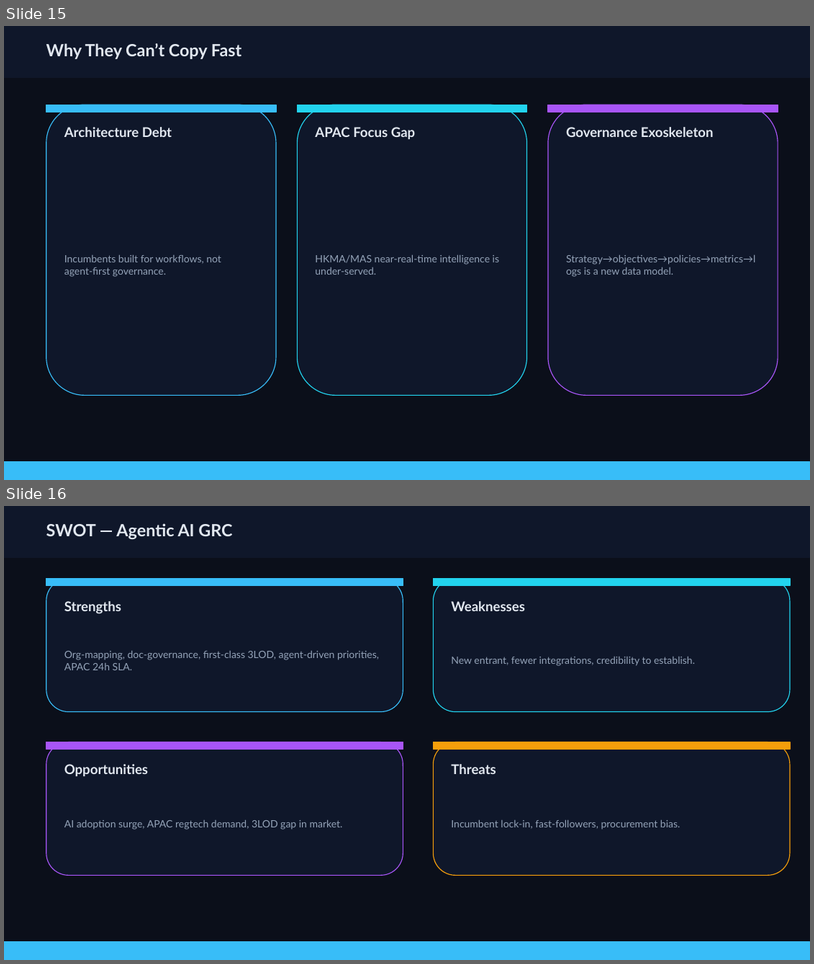
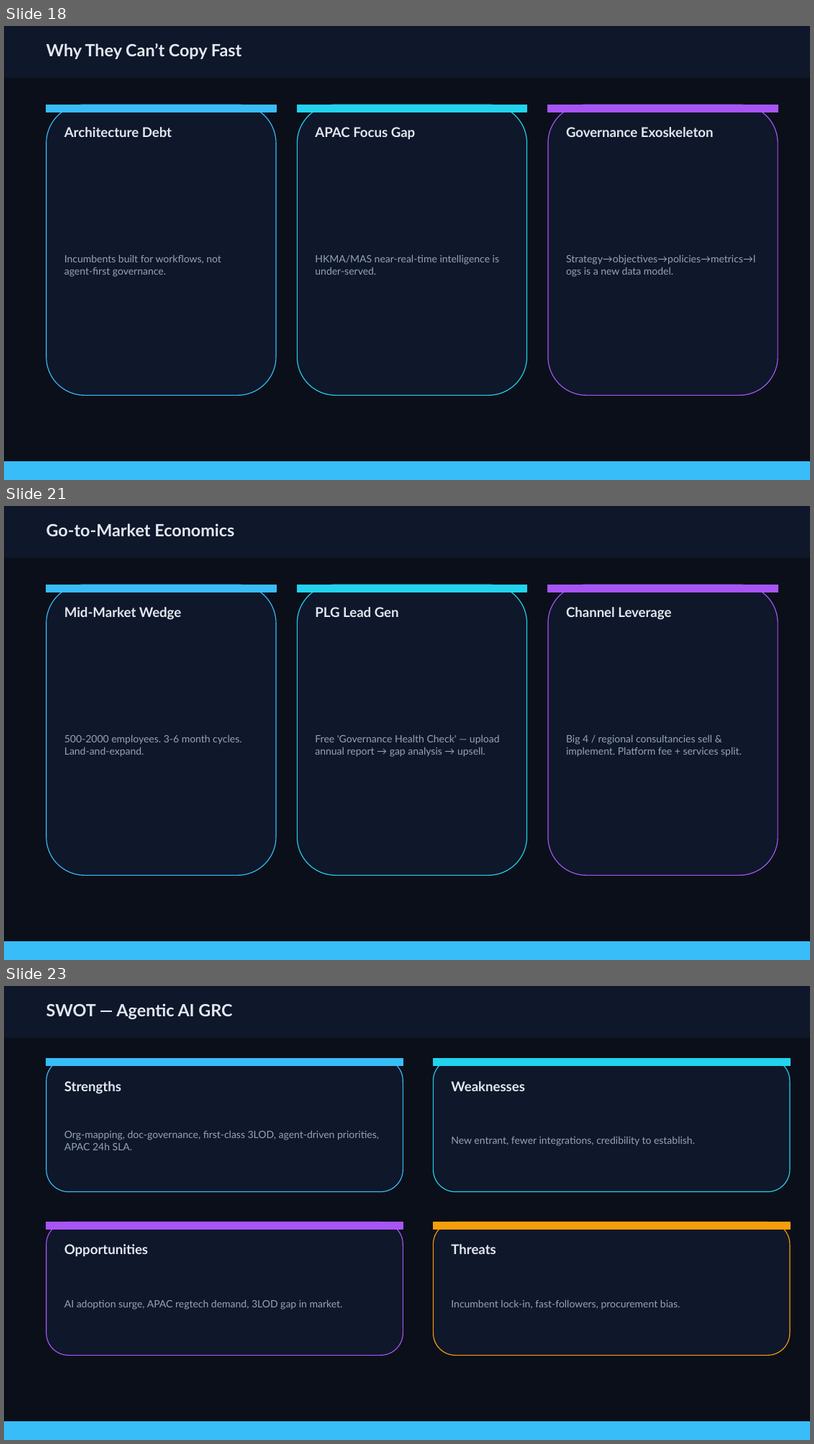
Before and after one commit to feerozac/GRC, a slide deck: _bmad-output/GRC agent.pptx. Shown one above the other, each under a label of ours: slides 15 and 16 before the commit, slides 18, 21 and 23 after it; the slides between them are not shown. The pictures are 814x964 and 814x1444 pixels, drawn with LibreOffice and Linux fonts; fonts in the diff are those of the drawing. Boxes give left, top, right and bottom in pixels: in the first picture for what was removed or moved away, otherwise in the second. Text is boxed around its words. In the diff, an @@ line names an element or a change of style, - is before the commit and + after.

```diff
--- a/_bmad-output/GRC agent.pptx
+++ b/_bmad-output/GRC agent.pptx
@@ slide 21 added at bbox=[4, 506, 810, 960], background #FFFFFF @@
@@ rectangle added at bbox=[4, 506, 810, 960], fill #0B0F1A, outline #0B0F1A 1 pt @@
@@ rectangle added at bbox=[4, 506, 810, 557], fill #0F172A, outline #0F172A 1 pt @@
@@ text added at bbox=[46, 523, 234, 536], 20 pt, text #E2E8F0, bold @@
+Go‑to‑Market Economics
@@ rounded rectangle added at bbox=[46, 584, 276, 875], fill #0F172A, outline #38BDF8 1 pt @@
@@ rectangle added at bbox=[46, 584, 276, 592], fill #38BDF8, outline #38BDF8 1 pt @@
@@ rounded rectangle added at bbox=[298, 584, 527, 875], fill #0F172A, outline #22D3EE 1 pt @@
@@ rectangle added at bbox=[298, 584, 527, 592], fill #22D3EE, outline #22D3EE 1 pt @@
@@ rounded rectangle added at bbox=[548, 584, 778, 875], fill #0F172A, outline #A855F7 1 pt @@
@@ rectangle added at bbox=[548, 584, 778, 592], fill #A855F7, outline #A855F7 1 pt @@
@@ text added at bbox=[64, 607, 182, 620], 16 pt, text #E2E8F0, bold @@
+Mid‑Market Wedge
@@ text added at bbox=[315, 607, 399, 617], 16 pt, text #E2E8F0, bold @@
+PLG Lead Gen
@@ text added at bbox=[566, 607, 671, 620], 16 pt, text #E2E8F0, bold @@
+Channel Leverage
@@ text added at bbox=[64, 734, 242, 757], 12 pt, text #94A3B8 @@
+500‑2000 employees. 3‑6 month cycles. Land‑and‑expand.
@@ text added at bbox=[315, 734, 500, 757], 12 pt, text #94A3B8 @@
+Free 'Governance Health Check' — upload annual report → gap analysis → upsell.
@@ text added at bbox=[566, 734, 742, 757], 12 pt, text #94A3B8 @@
+Big 4 / regional consultancies sell & implement. Platform fee + services split.
@@ rectangle added at bbox=[4, 942, 810, 960], fill #38BDF8, outline #38BDF8 1 pt @@
@@ what was slide 15 is now slide 18 @@
@@ what was slide 16 is now slide 23 @@
```
Also in this commit, not shown: 7 other slides added, 1 slide removed, 5 other files.
